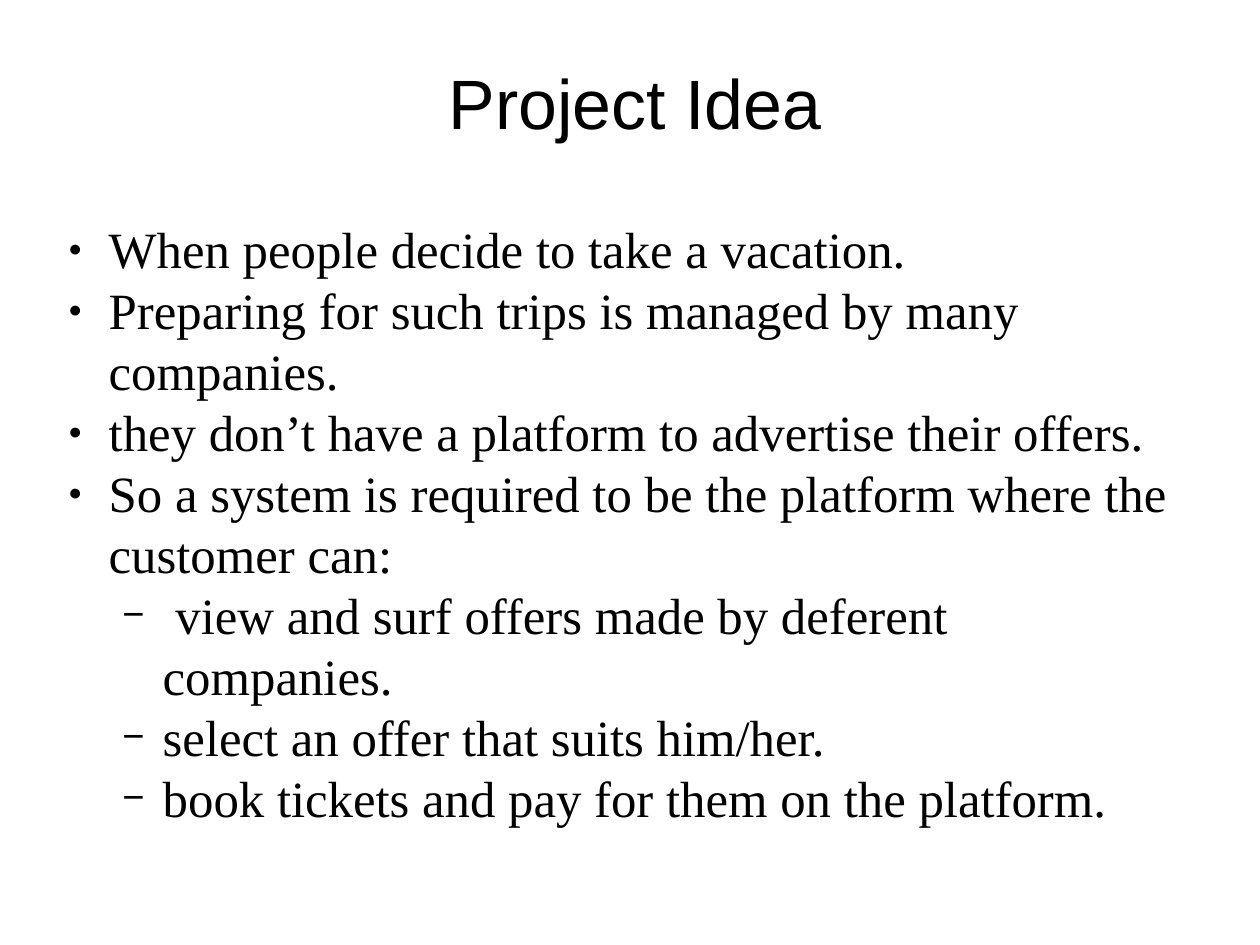
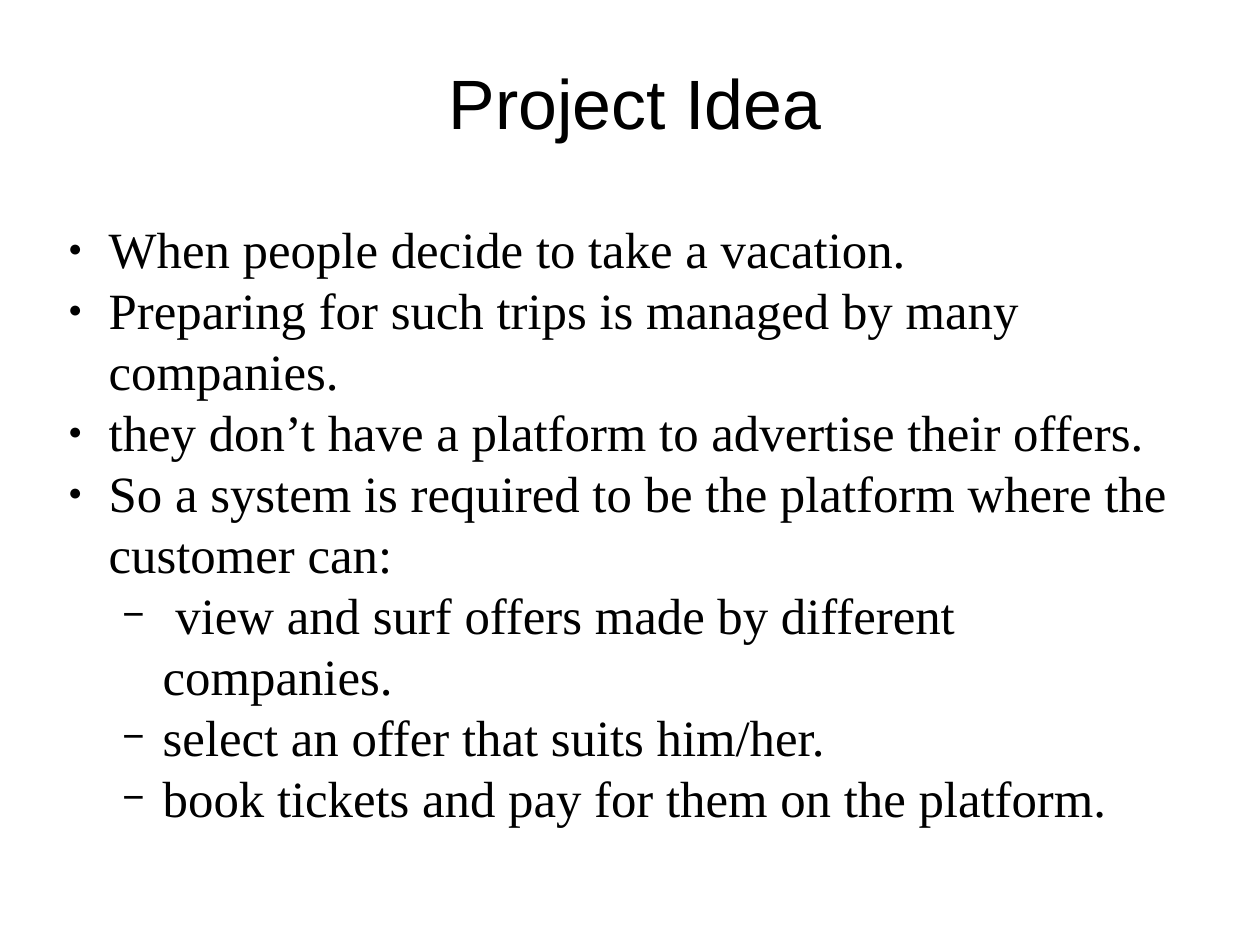
Before and after one commit to ZizoNaser/Fs7ny, a slide deck: slide 2 of MidYearPresentation/FCI-CU-GP-Midyear-PresentationV0.0.1.pptx. Drawn at 1260x945 pixels with LibreOffice and Linux fonts; fonts in the diff are those of the drawing. Boxes give left, top, right and bottom in pixels: in the first picture for what was removed or moved away, otherwise in the second. Text is boxed around its words. In the diff, an @@ line names an element or a change of style, - is before the commit and + after.

```diff
--- a/MidYearPresentation/FCI-CU-GP-Midyear-PresentationV0.0.1.pptx
+++ b/MidYearPresentation/FCI-CU-GP-Midyear-PresentationV0.0.1.pptx
@@ text at [163, 598, 955, 705]: text changed @@
-  − view and surf offers made by deferent companies.
+  − view and surf offers made by different companies.
```
Also in this commit, not shown: 1 other slide changed.
